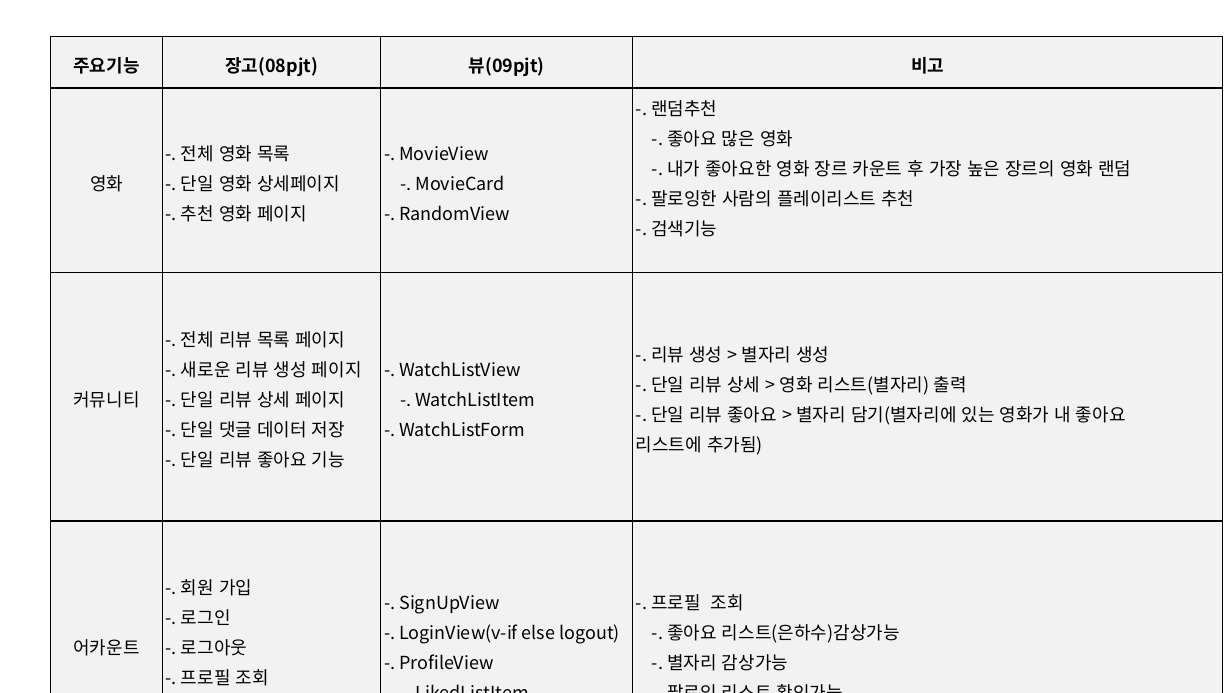
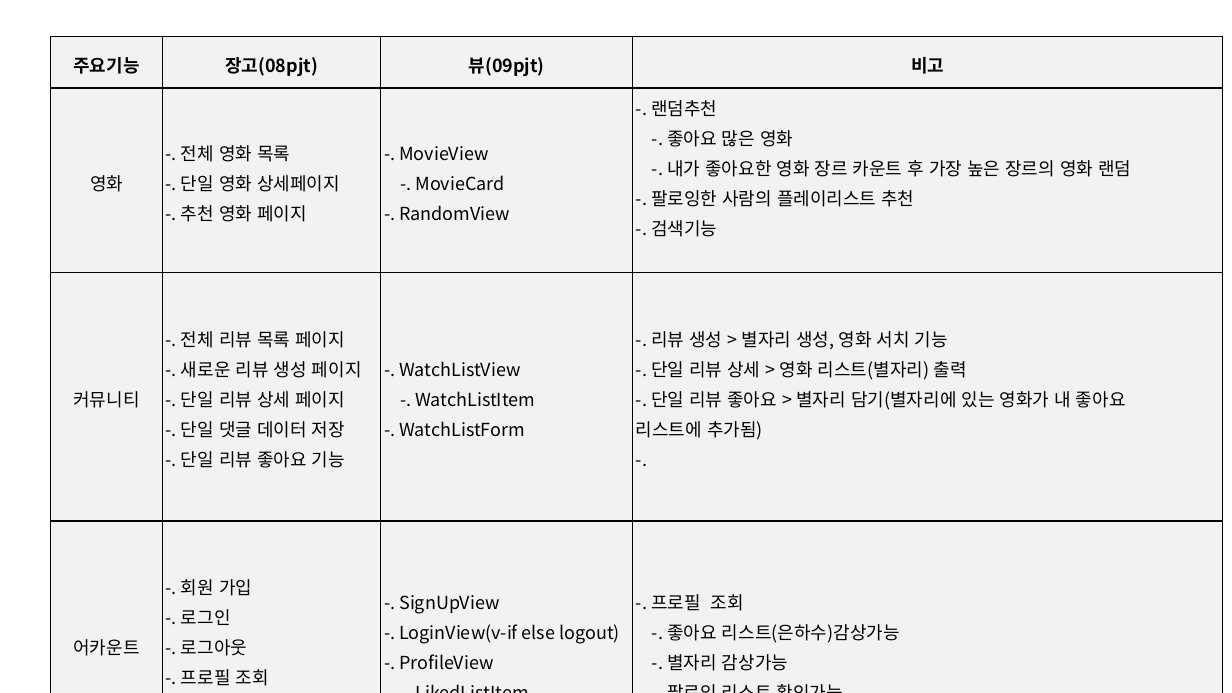
Before and after one commit to Whitepaperone/MovieConstellation, a slide deck: slide 2 of readme.pptx. Drawn at 1232x693 pixels with LibreOffice and Linux fonts; fonts in the diff are those of the drawing. Boxes give left, top, right and bottom in pixels: in the first picture for what was removed or moved away, otherwise in the second. Text is boxed around its words. In the diff, an @@ line names an element or a change of style, - is before the commit and + after.

```diff
--- a/readme.pptx
+++ b/readme.pptx
@@ table at (51,37,1223,693) @@
-row 3, column 4: -. 리뷰 생성 > 별자리 생성 / -. 단일 리뷰 상세 > 영화 리스트(별자리) 출력 / -. 단일 리뷰 좋아요 > 별자리 담기(별자리에 있는 영화가 내 좋아요 리스트에 추가됨)
+row 3, column 4: -. 리뷰 생성 > 별자리 생성, 영화 서치 기능 / -. 단일 리뷰 상세 > 영화 리스트(별자리) 출력 / -. 단일 리뷰 좋아요 > 별자리 담기(별자리에 있는 영화가 내 좋아요 리스트에 추가됨) / -.
```
Also in this commit, not shown: 3 other slides changed, 4 slides added, 4 other files.
